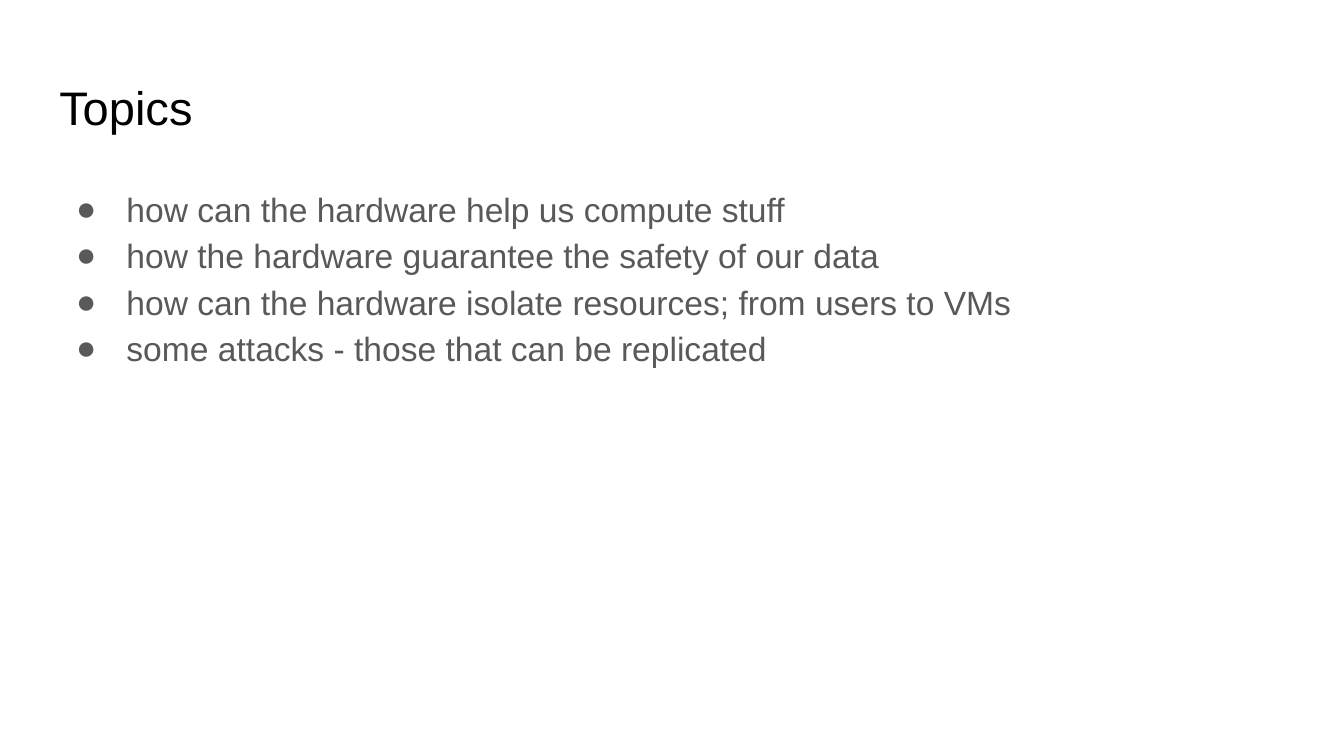
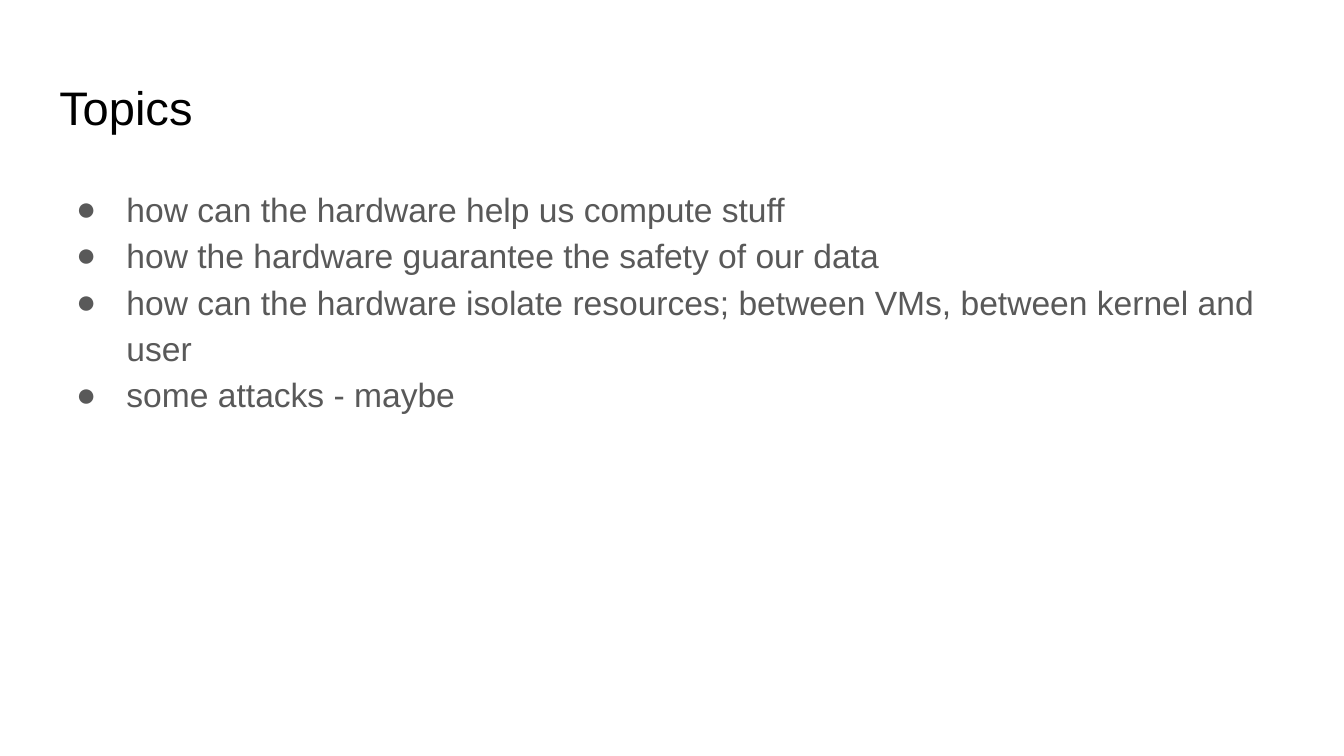
Before and after one commit to security-summer-school/hardware-sec, a slide deck: slide 4 of hardware-computing/slides/Hardware Security.pptx. Drawn at 1344x756 pixels with LibreOffice and Linux fonts; fonts in the diff are those of the drawing. Boxes give left, top, right and bottom in pixels: in the first picture for what was removed or moved away, otherwise in the second. Text is boxed around its words. In the diff, an @@ line names an element or a change of style, - is before the commit and + after.

```diff
--- a/hardware-computing/slides/Hardware Security.pptx
+++ b/hardware-computing/slides/Hardware Security.pptx
@@ text at box(126, 290, 1254, 413): text changed @@
-● how can the hardware isolate resources; from users to VMs
-● some attacks - those that can be replicated
+● how can the hardware isolate resources; between VMs, between kernel and user
+● some attacks - maybe
```
Also in this commit, not shown: 5 other slides changed, 3 slides added, 17 other files.
